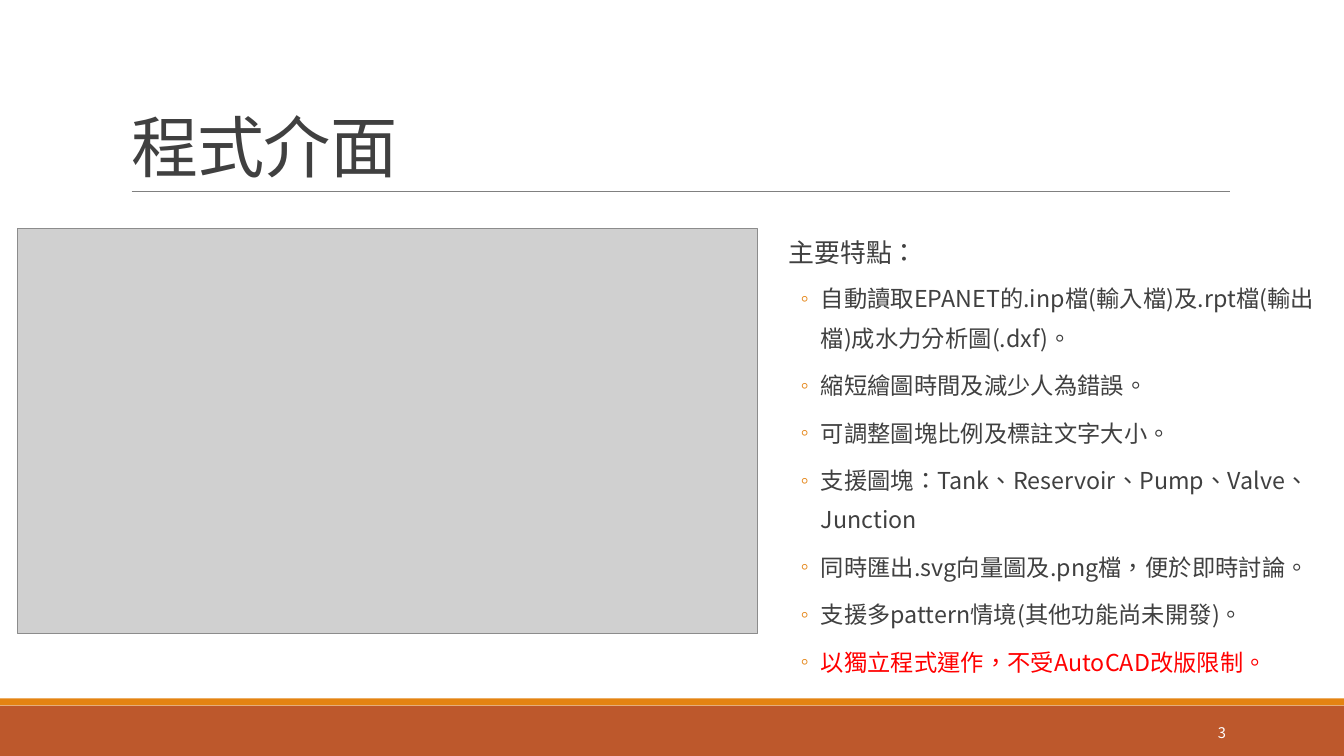
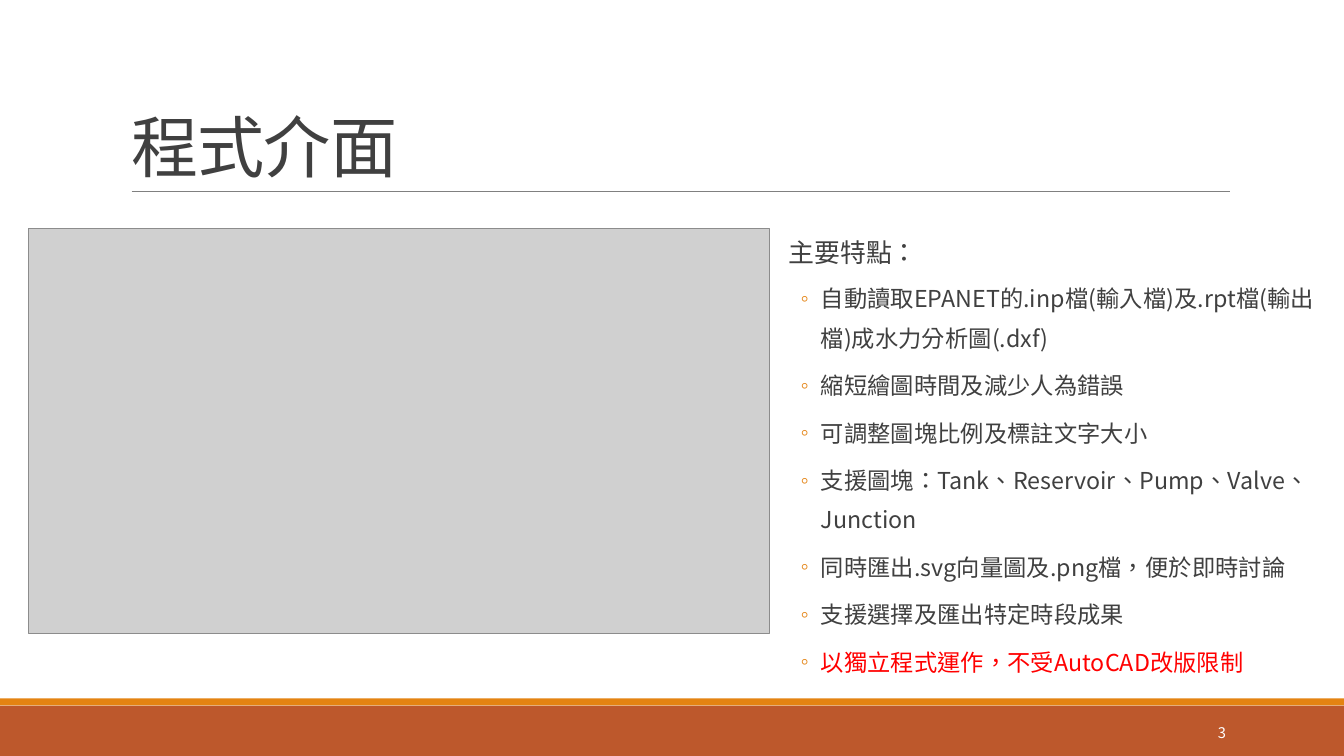
Before and after one commit to lihsin2000/epa2hydchart, a slide deck: slide 3 of 程式說明.pptx. Drawn at 1344x756 pixels with LibreOffice and Linux fonts; fonts in the diff are those of the drawing; grey boxes stand for pictures. Boxes give left, top, right and bottom in pixels: in the first picture for what was removed or moved away, otherwise in the second. Text is boxed around its words. In the diff, an @@ line names an element or a change of style, - is before the commit and + after.

```diff
--- a/程式說明.pptx
+++ b/程式說明.pptx
@@ picture moved from (x1=18, y1=229, x2=758, y2=634) to (x1=29, y1=229, x2=769, y2=634) @@
@@ text at (x1=821, y1=287, x2=1314, y2=444): text changed @@
-  ◦ 自動讀取EPANET的.inp檔(輸入檔)及.rpt檔(輸出檔)成水力分析圖(.dxf)。
-  ◦ 縮短繪圖時間及減少人為錯誤。
-  ◦ 可調整圖塊比例及標註文字大小。
+  ◦ 自動讀取EPANET的.inp檔(輸入檔)及.rpt檔(輸出檔)成水力分析圖(.dxf)
+  ◦ 縮短繪圖時間及減少人為錯誤
+  ◦ 可調整圖塊比例及標註文字大小
@@ text at (x1=821, y1=556, x2=1286, y2=673): text changed @@
-  ◦ 同時匯出.svg向量圖及.png檔，便於即時討論。
-  ◦ 支援多pattern情境(其他功能尚未開發)。
-  ◦ 以獨立程式運作，不受AutoCAD改版限制。
+  ◦ 同時匯出.svg向量圖及.png檔，便於即時討論
+  ◦ 支援選擇及匯出特定時段成果
+  ◦ 以獨立程式運作，不受AutoCAD改版限制
```
Also in this commit, not shown: 4 other slides changed, 1 slide added, 1 slide removed, 6 other files.
